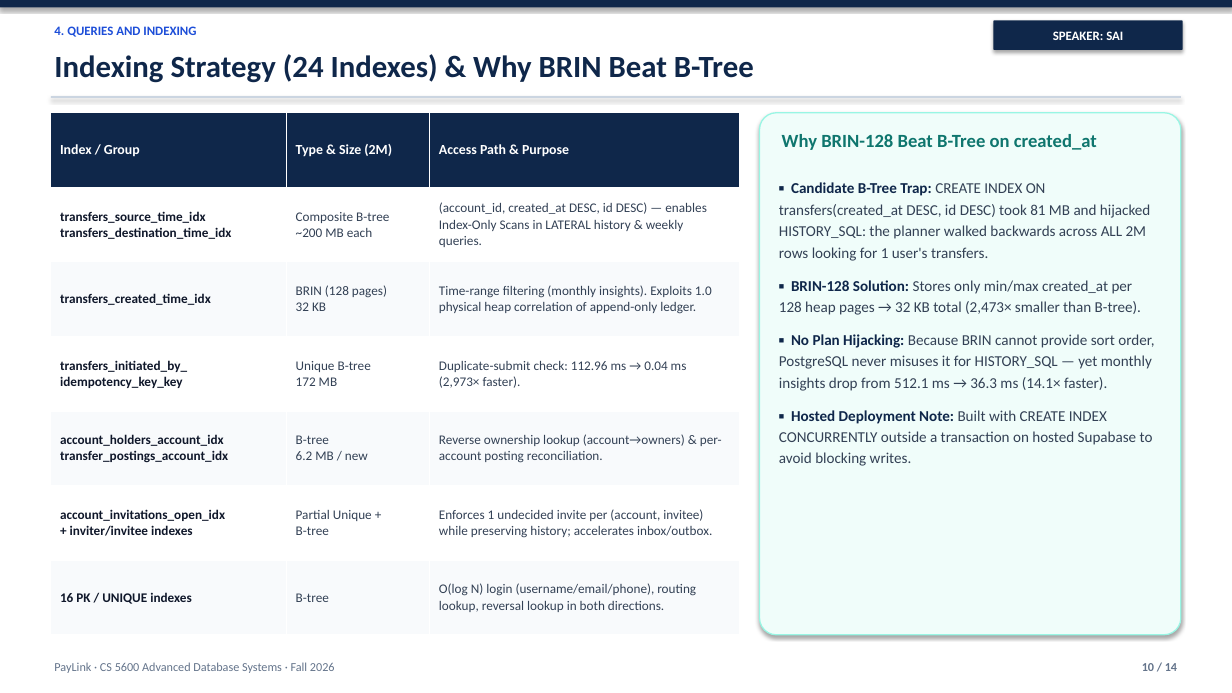
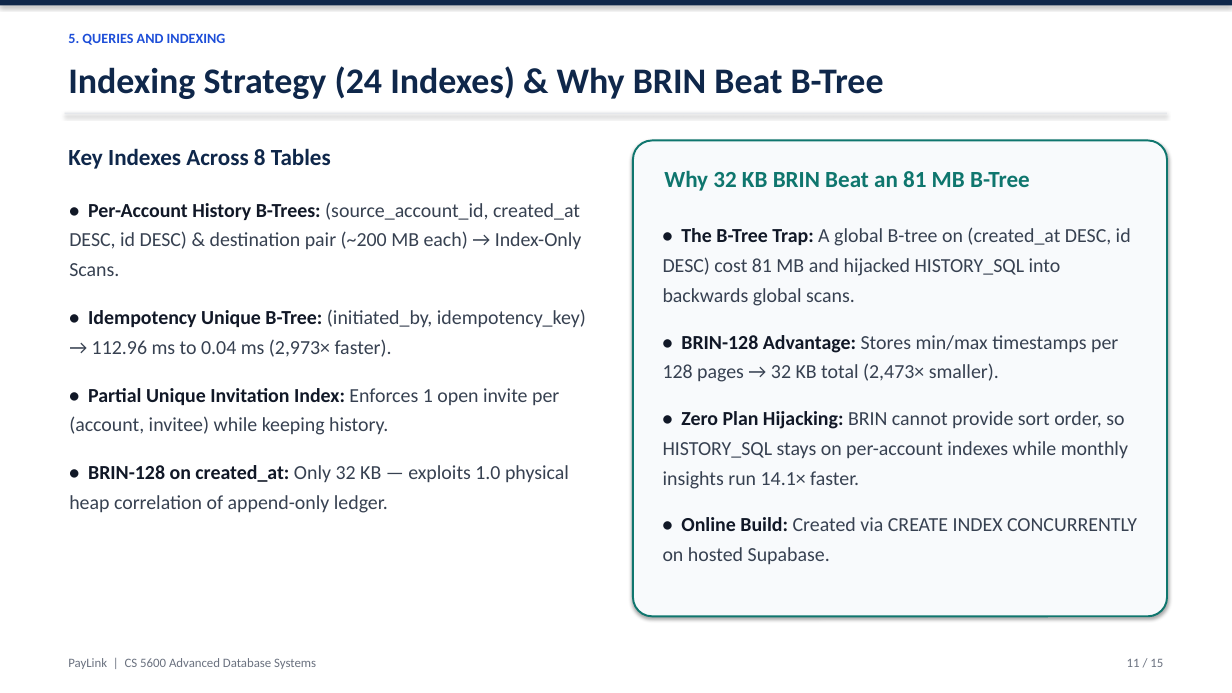
Before and after one commit to venkatasai-kadamati/paylink, a slide deck: slide 11 of docs/adb-final-presentation.pptx (slide 10 before the commit). Drawn at 1232x693 pixels with LibreOffice and Linux fonts; fonts in the diff are those of the drawing. Boxes give left, top, right and bottom in pixels: in the first picture for what was removed or moved away, otherwise in the second. Text is boxed around its words. In the diff, an @@ line names an element or a change of style, - is before the commit and + after.

```diff
--- a/docs/adb-final-presentation.pptx
+++ b/docs/adb-final-presentation.pptx
@@ rounded rectangle removed at [994, 20, 1183, 50] @@
-SPEAKER: SAI
@@ text "Indexing Strategy (24 Indexes) & ...": place and size @@
-text "Indexing Strategy (24 Indexes) & ..." at [54, 54, 754, 83]
+text "Indexing Strategy (24 Indexes) & ..." at [68, 66, 884, 99]
@@ text "Indexing Strategy (24 Indexes) & ..." at [68, 66, 884, 99]: size 24 to 28 pt @@
@@ text at [68, 33, 226, 45]: text changed; size 10 to 11 pt @@
-4. QUERIES AND INDEXING
+5. QUERIES AND INDEXING
@@ table removed at [51, 113, 739, 635], 7 rows, 3 columns @@
-Index / Group | Type & Size (2M) | Access Path & Purpose
-transfers_source_time_idx transfers_destination_time_idx | Composite B-tree ~200 MB each | (account_id, created_at DESC, id DESC) — enables Index-Only Scans in LATERAL history & weekly queries.
-transfers_created_time_idx | BRIN (128 pages) 32 KB | Time-range filtering (monthly insights). Exploits 1.0 physical heap correlation of append-only ledger.
-transfers_initiated_by_ idempotency_key_key | Unique B-tree 172 MB | Duplicate-submit check: 112.96 ms → 0.04 ms (2,973× faster).
-account_holders_account_idx transfer_postings_account_idx | B-tree 6.2 MB / new | Reverse ownership lookup (account→owners) & per-account posting reconciliation.
-account_invitations_open_idx + inviter/invitee indexes | Partial Unique + B-tree | Enforces 1 undecided invite per (account, invitee) while preserving history; accelerates inbox/outbox.
-16 PK / UNIQUE indexes | B-tree | O(log N) login (username/email/phone), routing lookup, reversal lookup in both directions.
@@ rectangle: place and size @@
-rectangle at [51, 96, 1181, 98]
+rectangle at [65, 113, 1167, 114]
@@ rectangle at [65, 113, 1167, 114]: fill #CBD5E1 to #E5E7EB @@
@@ text added at [68, 148, 331, 169], 18 pt, text #0F274A, bold @@
+Key Indexes Across 8 Tables
@@ rounded rectangle: place and size @@
-rounded rectangle at [760, 113, 1181, 635]
+rounded rectangle at [633, 140, 1167, 616]
@@ rounded rectangle at [633, 140, 1167, 616]: fill #F0FDFA to #F8FAFC; outline #99F6E4 1 pt to #0F766E 1.5 pt @@
@@ text at [664, 170, 1030, 191]: text changed; size 14.5 to 18 pt @@
-Why BRIN-128 Beat B-Tree on created_at
+Why 32 KB BRIN Beat an 81 MB B-Tree
@@ text added at [69, 202, 586, 513], 15.5 pt, text #374151 @@
+• Per-Account History B-Trees: (source_account_id, created_at DESC, id DESC) & destination pair (~200 MB each) → Index-Only Scans.
+• Idempotency Unique B-Tree: (initiated_by, idempotency_key) → 112.96 ms to 0.04 ms (2,973× faster).
+• Partial Unique Invitation Index: Enforces 1 open invite per (account, invitee) while keeping history.
+• BRIN-128 on created_at: Only 32 KB — exploits 1.0 physical heap correlation of append-only ledger.
@@ text at [663, 227, 1137, 564]: text changed; size 11.8 to 15.5 pt; text colour #334155 to #374151 @@
-▪ Candidate B-Tree Trap: CREATE INDEX ON transfers(created_at DESC, id DESC) took 81 MB and hijacked HISTORY_SQL: the planner walked backwards across ALL 2M rows looking for 1 user's transfers.
-▪ BRIN-128 Solution: Stores only min/max created_at per 128 heap pages → 32 KB total (2,473× smaller than B-tree).
-▪ No Plan Hijacking: Because BRIN cannot provide sort order, PostgreSQL never misuses it for HISTORY_SQL — yet monthly insights drop from 512.1 ms → 36.3 ms (14.1× faster).
-▪ Hosted Deployment Note: Built with CREATE INDEX CONCURRENTLY outside a transaction on hosted Supabase to avoid blocking writes.
+• The B-Tree Trap: A global B-tree on (created_at DESC, id DESC) cost 81 MB and hijacked HISTORY_SQL into backwards global scans.
+• BRIN-128 Advantage: Stores min/max timestamps per 128 pages → 32 KB total (2,473× smaller).
+• Zero Plan Hijacking: BRIN cannot provide sort order, so HISTORY_SQL stays on per-account indexes while monthly insights run 14.1× faster.
+• Online Build: Created via CREATE INDEX CONCURRENTLY on hosted Supabase.
@@ text at [68, 658, 316, 669]: text changed; size 9.5 to 10 pt; text colour #64748B to #6B7280 @@
-PayLink · CS 5600 Advanced Database Systems · Fall 2026
+PayLink | CS 5600 Advanced Database Systems
@@ text added at [1127, 659, 1163, 667], 10 pt, text #6B7280 @@
+11 / 15
@@ text removed at [1142, 663, 1177, 671] @@
-10 / 14
```
Also in this commit, not shown: 5 other slides changed, 9 slides added, 8 slides removed, 2 other files.
